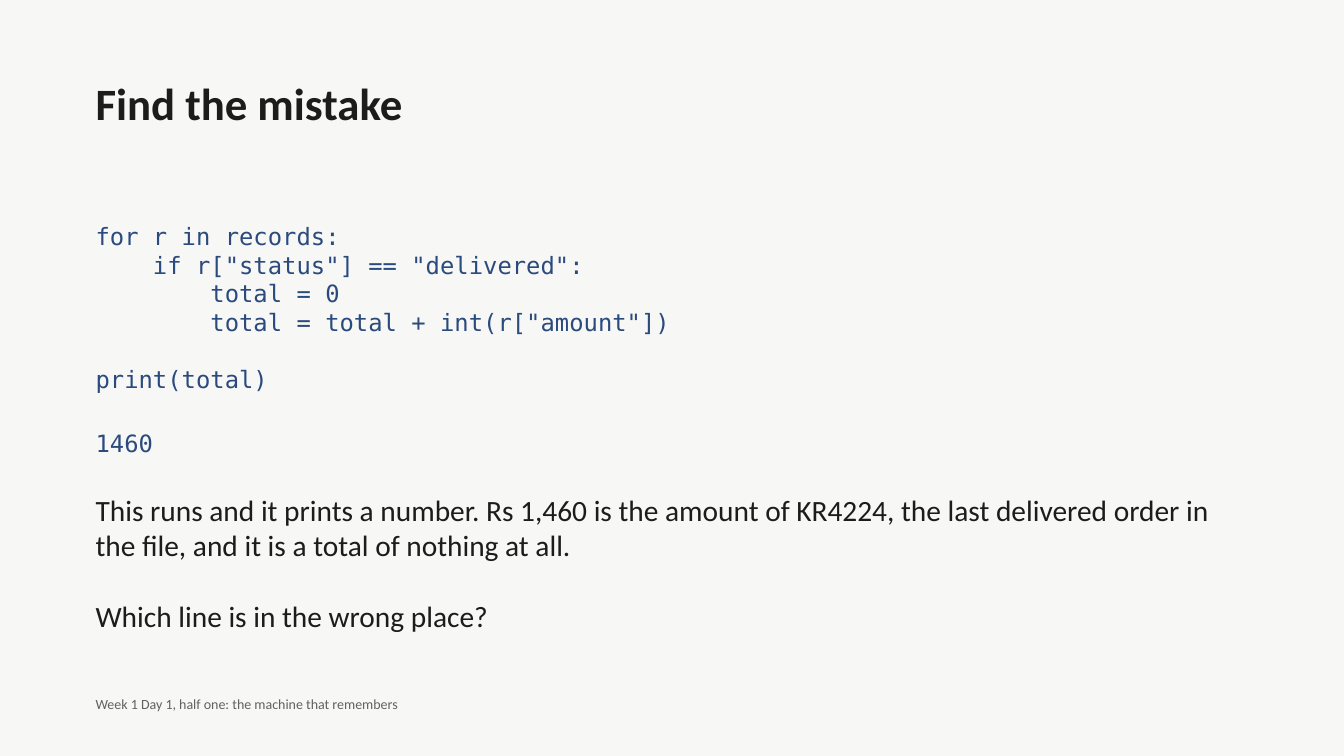
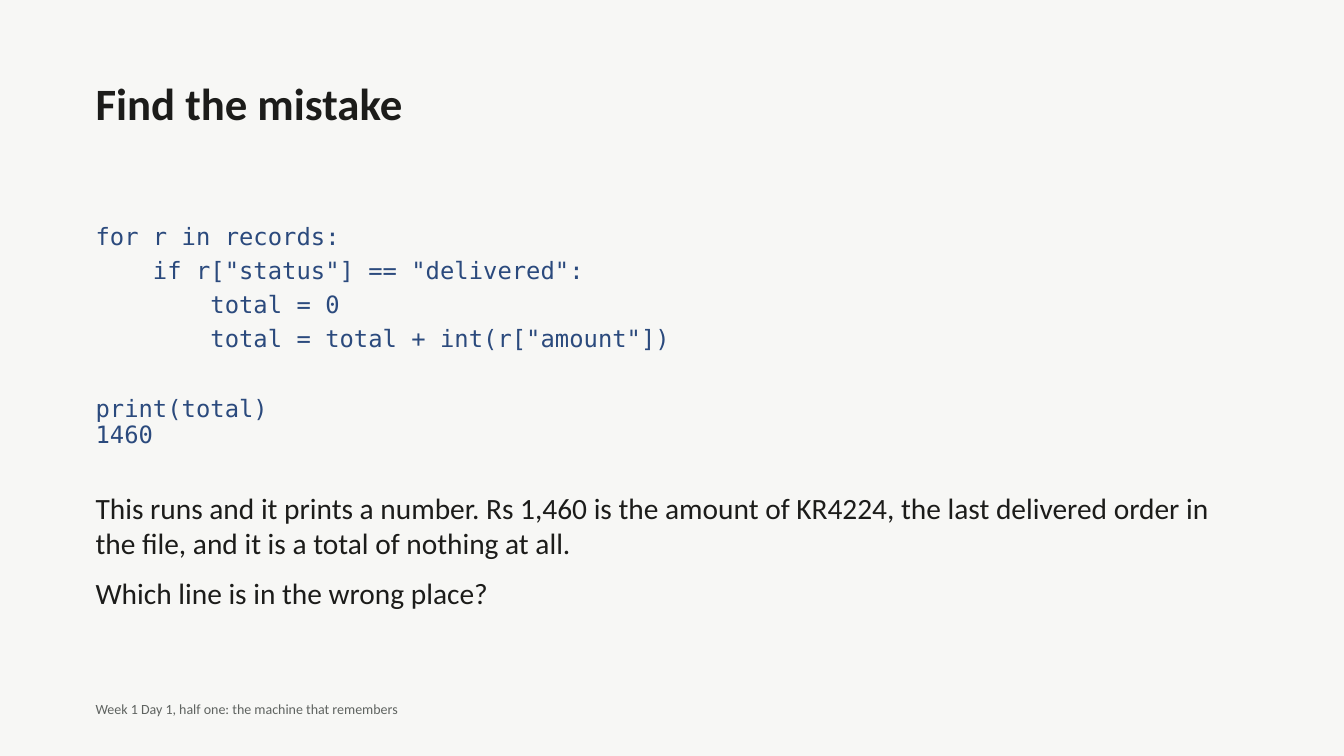
Before and after one commit to fde-academy-lab/c2-content-factory, a slide deck: slide 29 of content/W01/D1/C2_W01_D01_deck_half1_STUDENT.pptx. Drawn at 1344x756 pixels with LibreOffice and Linux fonts; fonts in the diff are those of the drawing. Boxes give left, top, right and bottom in pixels: in the first picture for what was removed or moved away, otherwise in the second. Text is boxed around its words. In the diff, an @@ line names an element or a change of style, - is before the commit and + after.

```diff
--- a/content/W01/D1/C2_W01_D01_deck_half1_STUDENT.pptx
+++ b/content/W01/D1/C2_W01_D01_deck_half1_STUDENT.pptx
@@ text "for r in records:" at bbox=[96, 227, 670, 422]: more space between paragraphs @@
@@ text at bbox=[96, 434, 1208, 632]: paragraphs removed @@
-1460
-This runs and it prints a number. Rs 1,460 is the amount of KR4224, the last delivered order in the file, and it is a total of nothing at all.
-Which line is in the wrong place?
@@ text added at bbox=[96, 425, 153, 444], 17 pt, text #2B4A7D @@
+1460
@@ text added at bbox=[96, 498, 1208, 609], 21 pt, text #1C1C1A @@
+This runs and it prints a number. Rs 1,460 is the amount of KR4224, the last delivered order in the file, and it is a total of nothing at all.
+Which line is in the wrong place?
@@ text "Week 1 Day 1, half ...": place and size @@
-text "Week 1 Day 1, half ..." at bbox=[96, 699, 397, 711]
+text "Week 1 Day 1, half ..." at bbox=[96, 704, 397, 716]
```
Also in this commit, not shown: 30 other slides changed, 7 other files.
